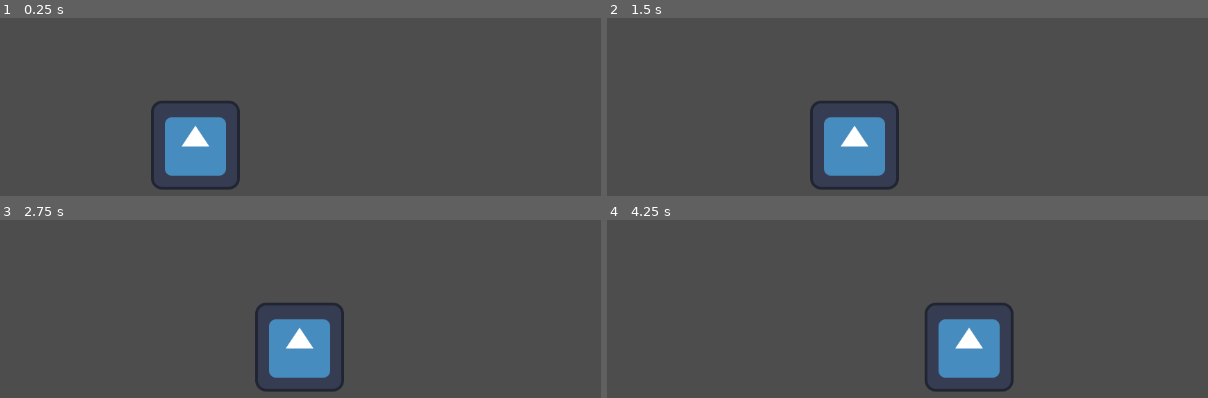
Above: before the commit, frames 1-4 (two rows, left to right).
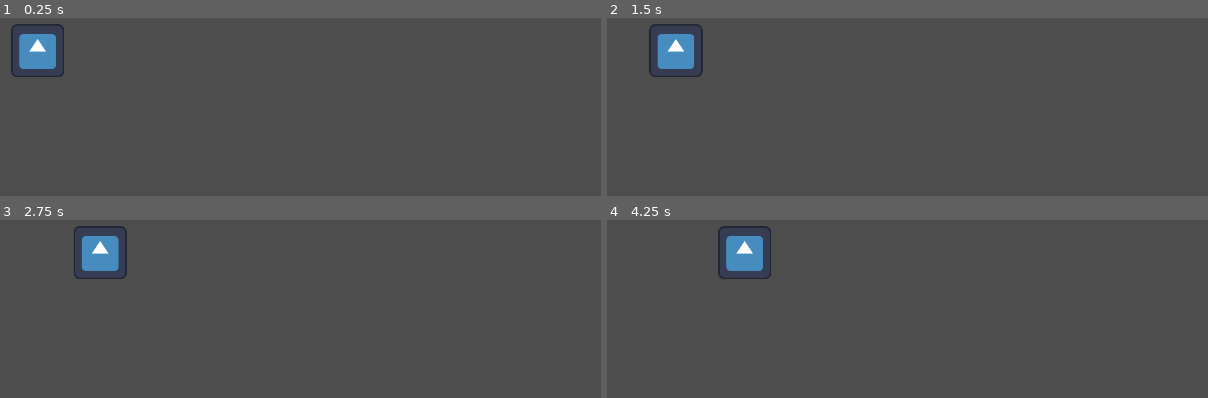
Above: after the commit, the same moments.

Repository: Wiolarz/Polyspear
Game: Godot game, scene res://Scenes/Levels/basic_map.tscn
Two runs of this game, one before a commit and one after it. Both use one fixed random seed, a clock stepped at 60 frames per second and the inputs below. The engine's default icon, where the game draws it, is replaced by a stand-in: a white triangle on a blue panel in a dark square.
Inputs (mouse positions are in pixels of both pictures, inside the frame that each line leads up to):
- Up to frame 1 (0.25 s): no input
- Up to frame 2 (1.5 s): move the mouse to (985, 112) at 0.52 s; press the mouse at (985, 112) at 0.53 s; move the mouse to (649, 156) at 1.27 s; release the mouse at (649, 156) at 1.28 s; click (649, 156) at 1.35 s
- Up to frame 3 (2.75 s): move the mouse to (282, 237) at 2.02 s; press the mouse at (282, 237) at 2.03 s
- Up to frame 4 (4.25 s): move the mouse to (outside the picture) at 2.77 s; release the mouse at (outside the picture) at 2.78 s; click (outside the picture) at 2.85 s; move the mouse to (outside the picture) at 3.52 s; press the mouse at (outside the picture) at 3.53 s

The runs differ from the first frame. In frame 1, 5.9% of the frame differs, in the area x 1-40%, y 3-97%; in frame 2, 5.9%; in frame 3, 5.8%; in frame 4, 6.0%, in the area x 18-68%, y 3-97%.

Commit message:
Polyspear Simple Gameplay

Diff:
--- a/Scripts/BUS.gd
+++ b/Scripts/BUS.gd
@@ -5,5 +5,6 @@
 signal collect_save_data(save: Save)
 signal load_game(save: Save)
 
+signal Tile_Selected(Cord : Vector2i)
 
 #var player_reference : CharacterBody2D
--- /dev/null
+++ b/Scripts/Gameplay/GameplayEnums.gd
@@ -0,0 +1,37 @@
+extends Node
+
+class_name E
+
+enum HexTileType {
+	INVALID,
+	SENTINEL,
+	ATTACKER_SPAWN,
+	DEFENDER_SPAWN,
+	DEFAULT,
+
+}
+
+
+
+enum Player {
+	INVALID,
+	ATTACKER,
+	DEFENDER,
+}
+
+
+enum Symbols {
+	INVALID,
+	SPEAR,
+	SWORD,
+	SHIELD,
+	BOW,
+	PUSH,
+}
+
+
+enum AutomaticTestsList {
+	INVALID,
+	EMPTY,
+	BASIC_UNIT_SETUP,
+}
--- /dev/null
+++ b/Scripts/Gameplay/GameplayManager.gd
@@ -0,0 +1,434 @@
+extends Node
+
+#region Variables
+
+@export var AutomaticTest : E.AutomaticTestsList = E.AutomaticTestsList.EMPTY
+
+@export var GridManager : HexGridManager
+
+
+@export var AttackerUnitsTypes : Array[PackedScene]
+@export var DefenderUnitsTypes : Array[PackedScene]
+var AttackerUnits = []
+var DefenderUnits = []
+
+var CurrentPlayer : E.Player
+
+var SelectedUnit
+
+var UnitsLeftToBeSummoned
+
+
+
+func _ready():
+	BUS.Tile_Selected.connect(InputListener)
+	SetupGame()
+
+
+
+#endregion
+
+
+
+
+
+
+#region Tools
+
+func SwitchPlayerTurn():
+	# Currently works only for 2 players
+	if CurrentPlayer == E.Player.ATTACKER:
+		CurrentPlayer = E.Player.DEFENDER
+	else:
+		CurrentPlayer = E.Player.ATTACKER
+
+
+func IsLegalMove(Cord : Vector2i) -> int:
+	"""
+	 Function checks 2 things:
+	 * 1 Target Cord is a Neighbour of a SelectedUnit
+	 * 2 if SelectedUnit doesn't have push symbol on it's front (none currently have it yet)
+	 *	 Target Cord doesn't contatin an Enemy Unit with a shield pointing at our SelectedUnit
+	 *
+	 * @param Cord
+	 * @param ResultSide
+	 * @return True if selected Unit can move on a given Cord
+	 """
+
+	# 1
+	var ResultSide = GridManager.AdjacentSide(SelectedUnit.CurrentCord, Cord)
+	if ResultSide == null:
+		return -1
+
+	print(ResultSide)
+	# 2
+	var EnemyUnit = GridManager.GetUnit(Cord)
+	if EnemyUnit == null:  # Is there a Unit in this spot?
+		return ResultSide
+
+	match SelectedUnit.Symbols[0]:
+		E.Symbols.INVALID:
+			return -1
+		E.Symbols.SHIELD:
+			return -1 # SelectedUnit can't deal with EnemyUnit
+		E.Symbols.PUSH:
+			return ResultSide # SelectedUnit ignores EnemyUnit Shield
+		_:
+			pass
+	# Does EnemyUnit has a shield?
+	if EnemyUnit.GetSymbol(ResultSide + 3) == E.Symbols.SHIELD:
+		return -1
+
+	return ResultSide
+
+
+func MoveUnit(Unit, EndCord : Vector2i, side: int) -> void:
+	# Move General function
+	"""
+	 * Move this unit to EndCord
+	 *
+	 * @param EndCord Position at which unit will be placed
+	 """
+
+	Unit.Rotate(side) # 1
+
+	#TODO: if shields: # maybe check for every unit
+	if EnemyDamage(Unit):
+		KillUnit(Unit)
+		return
+
+
+	UnitAction(SelectedUnit)
+	#TODO wait half a second
+
+
+	GridManager.ChangeUnitPosition(Unit, EndCord)
+
+	if EnemyDamage(Unit):
+		KillUnit(Unit)
+		return
+
+
+	UnitAction(SelectedUnit)
+
+
+func EnemyDamage(Target : AUnit) -> bool:
+	# Returns true is Enemy spear can kill the Target
+	var Units = GridManager.AdjacentUnits(Target.CurrentCord)
+
+	for side in range(6):
+		if (Units[side] != null && Units[side].Controller != Target.Controller):
+
+			if (Target.GetSymbol(side) == E.Symbols.SHIELD):  # Do we have a shield?
+				continue
+
+			if (Units[side].GetSymbol(side + 3) == E.Symbols.SPEAR): # Does enemy has a spear?
+				return true
+	return false
+
+
+
+func KillUnit(Target) -> void:
+	if (Target.Controller == E.Player.DEFENDER):
+		DefenderUnits.erase(Target)
+	else:
+		AttackerUnits.erase(Target)
+
+	GridManager.RemoveUnit(Target)
+
+	if DefenderUnits.size() == 0:
+		print("Attacker won")
+	elif AttackerUnits.size() == 0:
+		print("Defender won")
+
+
+
+func UnitAction(Unit) -> void:
+	var Units = GridManager.AdjacentUnits(Unit.CurrentCord)
+
+	for side in range(6):
+		var UnitWeapon = Unit.GetSymbol(side)
+
+		match UnitWeapon:
+			E.Symbols.INVALID:
+				continue #####################################################################################TODO check if we could fix it
+			E.Symbols.SHIELD:
+				continue # We don't have a weapon
+
+			E.Symbols.BOW:
+				var Target = GridManager.GetShotTarget(Unit.CurrentCord, side)
+				if Target == null:
+					continue
+
+				if Target.Controller == Unit.Controller:
+					continue
+
+				if (Target.GetSymbol(side + 3) != E.Symbols.SHIELD): # Does Enemy has a shield?
+					KillUnit(Target)
+				continue
+			_:
+				pass
+
+
+		if (Units[side] == null or Units[side].Controller == Unit.Controller):
+			# no one to hit
+			continue
+
+		var EnemyUnit = Units[side]
+
+		if UnitWeapon == E.Symbols.PUSH:
+
+			# PUSH LOGIC
+			var TargetTileType = GridManager.GetDistantTileType(Unit.CurrentCord, side, 2)
+
+			if TargetTileType == E.HexTileType.SENTINEL:  # Pushing outside the map
+				# Kill
+				KillUnit(EnemyUnit)
+				continue
+
+
+			var Target = GridManager.GetDistantUnit(Unit.CurrentCord, side, 2)
+
+			if Target != null: # Spot isn't empty
+				KillUnit(EnemyUnit)
+				continue
+
+			GridManager.ChangeUnitPosition(EnemyUnit, GridManager.GetDistantCord(Unit.CurrentCord, side, 2))
+			if EnemyDamage(EnemyUnit): # Simple push
+				KillUnit(EnemyUnit)
+			continue
+
+
+
+		# Rotation is based on where the unit is pointing toward
+
+
+		if EnemyUnit.GetSymbol(side + 3) != E.Symbols.SHIELD:# Does Enemy has a shield?
+			KillUnit(Units[side])
+
+
+
+
+
+func SelectUnit(Cord : Vector2i) -> bool:
+	"""
+	 * Select friendly Unit on a given Cord
+	 *
+	 * @return true if unit has been selected in this operation
+	 """
+
+	var NewSelection : AUnit = GridManager.GetUnit(Cord)
+	if (NewSelection != null && NewSelection.Controller == CurrentPlayer):
+		SelectedUnit = NewSelection
+		print("You have selected a Unit")
+
+		return true
+
+	return false
+
+#endregion
+
+
+#region Main Functions
+
+
+func InputListener(Cord : Vector2i) -> void:
+	print(Cord)
+
+	if SelectUnit(Cord) or SelectedUnit == null:
+		return # selected a new unit or wrong input which didn't select any ally unit
+
+
+
+	if UnitsLeftToBeSummoned > 0: # Summon phase
+		"""
+		* Units are placed by the players in subsequent order on their chosen "Starting Locations"
+		* inside the area of the gameplay board.
+		"""
+		SummonUnit(Cord)
+	else:  # Gameplay phase
+		Gameplay(Cord)
+
+	SelectedUnit = null  # IMPORTANT
+
+
+
+
+
+
+func Gameplay(Cord : Vector2i) -> void:
+	print("Gameplay is working")
+
+	var side = IsLegalMove(Cord) # Gets Updated with IsLegalMove()
+	if side != -1: # spot is empty + we aren't hitting a shield
+		# 1 Rotate
+
+		# 2 Check for Spear
+
+		# 3 Actions
+
+		# 4 Move
+
+		# 5 Check for Spear
+
+		# 6 Actions
+		MoveUnit(SelectedUnit, Cord, side)
+		#print(FString::Printf(TEXT("DIRECTION_%d"), side))
+		#testKillUnit(Cord)
+
+		#GridManager.ChangeUnitPosition(SelectedUnit, Cord)
+		#print(FString::Printf(TEXT("_%d"), side))
+		#.RotateUnit(SelectedUnit, side)
+
+		SwitchPlayerTurn()
+
+
+
+func SummonUnit(Cord : Vector2i) -> void:
+	"""
+	 * Summon currently selected unit to a Gameplay Board
+	 *
+	 *
+	 * @param Cord cordinate, on which Unit will be summoned
+	 """
+
+
+	# check if unit is already summoned
+	var SelectedUnitTileType = GridManager.GetTileType(SelectedUnit.CurrentCord)
+
+	if SelectedUnitTileType != E.HexTileType.SENTINEL:
+		print("This Unit has been already summoned")
+		return
+
+
+	var SelectedHexType = GridManager.GetTileType(Cord)
+
+	var bSelectedCurrentPlayerSpawn = \
+		(SelectedHexType == E.HexTileType.ATTACKER_SPAWN && CurrentPlayer == E.Player.ATTACKER) or \
+		(SelectedHexType == E.HexTileType.DEFENDER_SPAWN && CurrentPlayer == E.Player.DEFENDER)
+
+	if not bSelectedCurrentPlayerSpawn:
+		print("Thats a wrong summon location")  # TODO: Don't reset SelectedUnit
+		return
+
+	print("You summoned a Unit")
+
+	# TeleportUnit(Cord)
+	GridManager.ChangeUnitPosition(SelectedUnit, Cord)
+
+	if CurrentPlayer == E.Player.ATTACKER:
+		SelectedUnit.Rotate(0)
+	else:
+		SelectedUnit.Rotate(3)
+
+
+	SwitchPlayerTurn()
+
+	UnitsLeftToBeSummoned -= 1
+
+#endregion
+
+#region Tests
+
+
+
+
+
+
+func SimpleAutomaticTests() -> void:
+	if AutomaticTest == E.AutomaticTestsList.EMPTY:
+		return
+
+
+
+	if AutomaticTest == E.AutomaticTestsList.BASIC_UNIT_SETUP:
+		#TODO ###############################################################################################
+		# FIX, in gameplay manager setting up units if one player has already placed all of their units
+
+		for i in range(AttackerUnits.size()):
+
+			if i < AttackerUnits.size():
+
+				InputListener(AttackerUnits[i].CurrentCord)
+				InputListener(AttackerUnits[i].CurrentCord + GridManager.Directions[0])
+
+			if i < DefenderUnits.size():
+
+				InputListener(DefenderUnits[i].CurrentCord)
+				InputListener(DefenderUnits[i].CurrentCord + GridManager.Directions[3])
+
+
+		return
+
+#endregion
+
+
+
+#region GameSetup
+
+
+func SpawnUnits() -> void:
+	"""
+	* Placing Units used in combat on their "Spawn Points" near the area of the gameplay board where they are visible to the players.
+	"""
+
+	UnitsLeftToBeSummoned = AttackerUnitsTypes.size() + DefenderUnitsTypes.size()  # Flag that manages the state of the game
+
+	var SpawnCord
+
+	# spawning attacker units
+	for i in range(AttackerUnitsTypes.size()):
+		var newUnitScene = AttackerUnitsTypes[i]
+		var new_unit = newUnitScene.instantiate()
+		add_child(new_unit) # jako element sceny
+		AttackerUnits.append(new_unit)
+
+		new_unit.Controller = E.Player.ATTACKER
+
+		SpawnCord = GridManager.AttackerTiles[i].TileIndex # Get spawn location
+		SpawnCord += HexGridManager.Directions[3]  # Move to a spot outside of the map near spawn point
+
+		GridManager.ChangeUnitPosition(new_unit, SpawnCord) # Adding Unit to the Gameplay Array
+
+
+	# spawning defender units
+	for i in range(DefenderUnitsTypes.size()):
+		var newUnitScene = DefenderUnitsTypes[i]
+		var new_unit = newUnitScene.instantiate()
+		add_child(new_unit) # jako element sceny
+		DefenderUnits.append(new_unit)
+
+		new_unit.Controller = E.Player.DEFENDER
+
+		SpawnCord = GridManager.DefenderTiles[i].TileIndex # Get spawn location
+		SpawnCord += HexGridManager.Directions[0] # Move to a spot outside of the map near spawn point
+
+		GridManager.ChangeUnitPosition(new_unit, SpawnCord) # Adding Unit to the Gameplay Array
+
+	SelectedUnit = null
+
+
+
+func SetupGame():
+	CurrentPlayer = E.Player.ATTACKER
+
+	GridManager.GenerateGrid()
+	SpawnUnits()
+
+	#GetWorldTimerManager().SetTimer(TimerHandle, this, &TimerFunction, 1.0f, true, 0.5f)
+
+
+	SimpleAutomaticTests()
+
+
+"""
+func TimerFunction()
+{
+	CallTracker--
+	if (CallTracker == 0)
+	{
+		GetWorldTimerManager().ClearTimer(TimerHandle)
+		SimpleAutomaticTests()
+	}
+}
+"""
--- /dev/null
+++ b/Scripts/Gameplay/GridManager.gd
@@ -0,0 +1,284 @@
+extends Node2D
+
+class_name HexGridManager
+
+@export var SentineltHexTile : PackedScene
+@export var DefaultHexTile : PackedScene
+@export var AttackerHexTile : PackedScene
+@export var DefenderHexTile : PackedScene
+
+
+
+
+@export var TileHorizontalOffset : float = 100.0
+@export var TileVerticalOffset : float = 86.599998
+@export var OddRowHorizontalOffset : float = 50.0
+
+@export var GridWidth : int = 5
+@export var	GridHeight : int = 5
+
+@export var BorderSize : int = 1
+
+var AttackerTiles = []
+var DefenderTiles = []
+
+var HexGrid = []
+var UnitGrid = []
+
+@export var current_spawn : E.HexTileType = E.HexTileType.SENTINEL
+
+static var Directions = [ \
+	Vector2i(1, 0),
+	Vector2i(0, 1),
+	Vector2i(-1, 1),
+	Vector2i(-1, 0),
+	Vector2i(0, -1),
+	Vector2i(1, -1)]
+
+
+
+func GetTileType(Cord : Vector2i) -> E.HexTileType:
+	return HexGrid[Cord.x][Cord.y].TileType
+
+func GetUnit(Cord : Vector2i):
+	return UnitGrid[Cord.x][Cord.y]
+
+func ChangeUnitPosition(Unit, Cord : Vector2i):
+	UnitGrid[Unit.CurrentCord.x][Unit.CurrentCord.y] = null# clean your previous location
+	UnitGrid[Cord.x][Cord.y] = Unit# UnitGrid Update
+
+	Unit.CurrentCord = Cord# update Unit Index
+
+	Unit.global_position = HexGrid[Cord.x][Cord.y].global_position # Move visuals of the unit
+
+
+
+
+func RemoveUnit(Unit):
+
+	var Cord : Vector2i = Unit.CurrentCord
+	UnitGrid[Cord.x][Cord.y] = null # Remove unit from gameplay grid
+
+	#Unit.SetActorLocation(HexGrid[0][0].GetActorLocation())
+	Unit.Destroy()
+
+#region Coordinates tools
+
+func AdjacentUnits(BaseCord : Vector2i):
+	# Returns 6 elements Array, elements can be null
+	var Units = []
+	for side in range(6):
+		var Cord = AdjacentCord(BaseCord, side)
+		var Neighbour = UnitGrid[Cord.x][Cord.y]
+		#if (Neighbour != null)
+		Units.append(Neighbour)
+	return Units
+
+
+func GetShotTarget(StartCord : Vector2i, Side : int):
+	while HexGrid[StartCord.x][StartCord.y].TileType != E.HexTileType.SENTINEL:
+		StartCord += Directions[Side]
+		var Target = UnitGrid[StartCord.x][StartCord.y]
+		if Target != null:
+			return Target
+	return null
+
+
+func GetDistantUnit(StartCord : Vector2i, Side : int, Distance : int) -> AUnit:
+	for i in range(Distance):
+		StartCord += Directions[Side]
+
+	return UnitGrid[StartCord.x][StartCord.y]
+
+
+func GetDistantTileType(StartCord : Vector2i, Side : int, Distance : int) -> E.HexTileType:
+	for i in range(Distance):
+		StartCord += Directions[Side]
+
+	return HexGrid[StartCord.x][StartCord.y].TileType
+
+
+func  GetDistantCord(StartCord : Vector2i, Side : int, Distance : int) -> Vector2i:
+	var NewCord = StartCord
+	for i in range(Distance):
+		NewCord += Directions[Side]
+
+	return NewCord
+
+
+
+func IsAdjacent(Cord1 : Vector2i, Cord2 : Vector2i) -> bool:
+	return (Cord2 - Cord1) in Directions
+
+func AdjacentSide(Cord1 : Vector2i, Cord2 : Vector2i) -> int:
+	"""
+	Return shared side between Cord1 and Cord2, if the Cords are adjacent
+
+	@param Cord1
+	@param Cord2
+	@return int32 Side
+	@note -1 is return, when Cord1 and Cord2 don't have shared side
+	"""
+	if (Cord2 - Cord1) in Directions:
+		return Directions.find(Cord2 - Cord1)
+	return -1
+
+
+func AdjacentCord(BaseCord : Vector2i, Side : int) -> Vector2i:
+	"""
+	  Return cord adjacent to BaseCord at given Side
+
+	  @param BaseCord
+	  @param Side {0, 1, ..., 5}
+	  @return Vector2i Cord adjacent to BaseCord
+	  """
+	return BaseCord + Directions[Side]
+
+"""
+/ Maybe TODO
+Vector2i AdjacentCord(Vector2i BaseCord, Vector2i Direction)
+{
+	/
+	  Return cord adjacent to BaseCord at given Direction
+
+	  @param BaseCord
+	  @param Side {0, 1, ..., 5}
+	  @return Vector2i Cord adjacent to BaseCord
+	 /
+	# TODO: Normalize dircetion first to match one of the Directions
+	#return BaseCord + Directions[Side]
+#}
+"""
+#endregion
+
+#region GenerateGrid
+
+
+#func BlueprintsCheck() -> void
+#{
+	#checkf(AttackerHexTile != NULL, TEXT("no AttackerHexTile"))
+	#checkf(DefaultHexTile != NULL, TEXT("no DefaultHexTile"))
+	#checkf(DefenderHexTile != NULL, TEXT("no DefenderHexTile"))
+	#checkf(SentinelHexTile != NULL, TEXT("no SentinelHexTile"))
+#}
+
+
+func AdjustGridSize() -> void:
+	# sentinels appear on both sides
+	GridWidth += (BorderSize * 2)
+	GridHeight += (BorderSize * 2)
+	GridWidth += floor(GridHeight / 2) # adjustment for Axial grid system
+
+
+##include <typeinfo>
+
+func InitHexGridArray() -> void:
+	for i in range(GridWidth):
+		HexGrid.append([])
+		UnitGrid.append([])
+		for j in range(GridHeight):
+			UnitGrid[i].append(null)
+			HexGrid[i].append(null)
+
+
+func SpawnTiles() -> void:
+	for y in range(GridHeight):
+		for x in range(GridWidth):
+			var oddRow = y % 2 == 0 # Sentinel Rows add aditional row
+
+			var XTilePos = x * TileHorizontalOffset + y * OddRowHorizontalOffset
+			var YTilePos = y * TileVerticalOffset
+
+			var newTileScene : PackedScene = GetTileToSpawn(x, y, oddRow)
+			var newTile = newTileScene.instantiate()
+
+			add_child(newTile)
+
+
+
+			newTile.global_position.x = XTilePos
+			newTile.global_position.y = YTilePos
+
+			newTile.TileIndex = Vector2i(x, y)
+
+			if current_spawn == E.HexTileType.SENTINEL:
+				pass#newTile.SetActorLabel(FString::Printf(TEXT("Tile_Sentinel_%d-%d"), x, y))
+
+			elif current_spawn == E.HexTileType.DEFAULT:
+				pass#newTile.SetActorLabel(FString::Printf(TEXT("Tile_Default_%d-%d"), x, y))
+
+			elif current_spawn == E.HexTileType.ATTACKER_SPAWN:
+				pass#newTile.SetActorLabel(FString::Printf(TEXT("Tile_Attacker_Spawn_%d-%d"), x, y))
+				AttackerTiles.append(newTile)
+
+			elif current_spawn == E.HexTileType.DEFENDER_SPAWN:
+				pass#newTile.SetActorLabel(FString::Printf(TEXT("Tile_Defender_Spawn_%d-%d"), x, y))
+				DefenderTiles.append(newTile)
+
+			newTile.TileType = current_spawn
+
+			HexGrid[x][y] = newTile
+
+
+func isGameplayTile(x : int, y : int, bOddRow : bool) -> bool:
+	"""
+	3:1 - 7:1 even 5
+	3:2 - 6:2 odd 4
+	2:3 - 6:3 even 5
+	2:4 - 5:4 odd 4
+	1:5 - 6:5 even 5
+
+	"""
+
+	var start : int = floor(GridHeight / 2)# axial start position
+	var gameplay_width_start = start + BorderSize - floor(y / 2)
+	var gameplay_height_start = BorderSize
+
+	var gameplay_height_end = GridHeight - BorderSize
+	var gameplay_width_odd_end = GridWidth - BorderSize - floor(y / 2)
+	var gameplay_width_even_end = GridWidth - BorderSize - floor(y / 2)
+	################################################################################################################################### clean
+	# Height
+	# even row width
+	var bHeight = gameplay_height_start <= y and y < gameplay_height_end
+	var bEven_Row_Width = gameplay_width_start	 <= x and x < gameplay_width_even_end and not bOddRow
+	var bOdd_Row_Width = gameplay_width_start + 1 <= x and x < gameplay_width_odd_end and bOddRow
+	return bHeight and (bEven_Row_Width or bOdd_Row_Width)
+
+
+func GetTileToSpawn(x : int, y : int, bOddRow : bool) -> PackedScene:
+
+	var TileToSpawn = SentineltHexTile # Default value for hex tile is Sentinel Tile
+
+
+	current_spawn = E.HexTileType.SENTINEL
+
+	if isGameplayTile(x, y, bOddRow):
+		TileToSpawn = DefaultHexTile
+		current_spawn = E.HexTileType.DEFAULT
+
+		var FirstColumnStart : int = (GridHeight / 2) + BorderSize - (y / 2)
+
+		if (bOddRow and x == FirstColumnStart + 1) or (not bOddRow and x == FirstColumnStart): # first column
+			TileToSpawn = AttackerHexTile
+			current_spawn = E.HexTileType.ATTACKER_SPAWN
+		elif (x == GridWidth - BorderSize - 1  - (y / 2)): # last column
+
+			TileToSpawn = DefenderHexTile
+			current_spawn = E.HexTileType.DEFENDER_SPAWN
+
+	return TileToSpawn
+
+
+
+func GenerateGrid() -> void:
+
+	# "+2" is to reserve space for sentinel tiles on each side of the board
+	AdjustGridSize()
+
+	InitHexGridArray()
+	SpawnTiles()
+
+
+
+#endregion
--- /dev/null
+++ b/Scripts/Gameplay/HexTile.gd
@@ -0,0 +1,12 @@
+extends Area2D
+
+class_name HexTile
+
+
+var TileIndex : Vector2i
+
+var TileType : E.HexTileType
+
+func _on_input_event(_viewport:Node, event:InputEvent, _shape_idx:int):
+	if event.is_action_pressed("KEY_SELECT"):
+		BUS.emit_signal("Tile_Selected", TileIndex)
--- /dev/null
+++ b/Scripts/Gameplay/Unit.gd
@@ -0,0 +1,35 @@
+extends Node2D
+
+class_name AUnit
+
+var CurrentRotation : int
+var CurrentCord : Vector2i
+var Controller : E.Player
+
+@export var Symbols : Array[E.Symbols] = [ \
+	E.Symbols.INVALID, E.Symbols.INVALID, E.Symbols.INVALID,
+	E.Symbols.INVALID, E.Symbols.INVALID, E.Symbols.INVALID]
+
+
+
+
+func GetSymbol(side) -> E.Symbols:
+	return Symbols[(side - CurrentRotation) % 6]
+
+func Rotate(side):
+	"""
+	  360 / 6 = 60  degrees needed to rotate unit
+
+	  param Unit - Reference to the object we are rotating
+	  param Direction
+	"""
+	CurrentRotation = side
+
+	# 360 / 6 = 60 -> degrees needed to rotate unit
+	# "Direction + 4" Accounts for global rotation setting for objects in the level
+	rotation = deg_to_rad((60 * (side - 2)) + 30)  # TODO: 4 is "magic number" -- ?grid rotation
+
+
+
+func Destroy():
+	queue_free()
--- a/project.godot
+++ b/project.godot
@@ -21,6 +21,9 @@
 
 [display]
 
+window/size/viewport_width=1920
+window/size/viewport_height=1080
+window/size/mode=3
 window/stretch/mode="viewport"
 
 [file_customization]
@@ -95,6 +98,11 @@
 , Object(InputEventKey,"resource_local_to_scene":false,"resource_name":"","device":-1,"window_id":0,"alt_pressed":false,"shift_pressed":false,"ctrl_pressed":false,"meta_pressed":false,"pressed":false,"keycode":0,"physical_keycode":4194321,"key_label":0,"unicode":0,"echo":false,"script":null)
 ]
 }
+KEY_SELECT={
+"deadzone": 0.5,
+"events": [Object(InputEventMouseButton,"resource_local_to_scene":false,"resource_name":"","device":-1,"window_id":0,"alt_pressed":false,"shift_pressed":false,"ctrl_pressed":false,"meta_pressed":false,"button_mask":0,"position":Vector2(0, 0),"global_position":Vector2(0, 0),"factor":1.0,"button_index":1,"canceled":false,"pressed":false,"double_click":false,"script":null)
+]
+}
 
 [rendering]
 
